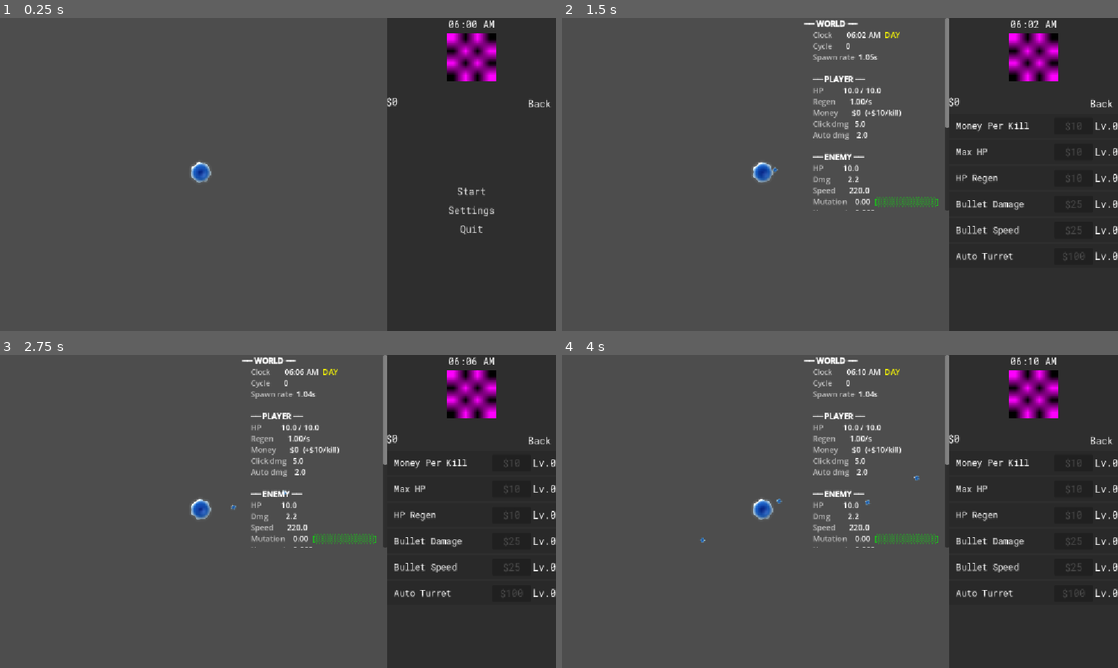
Above: before the commit, frames 1-4 (two rows, left to right).
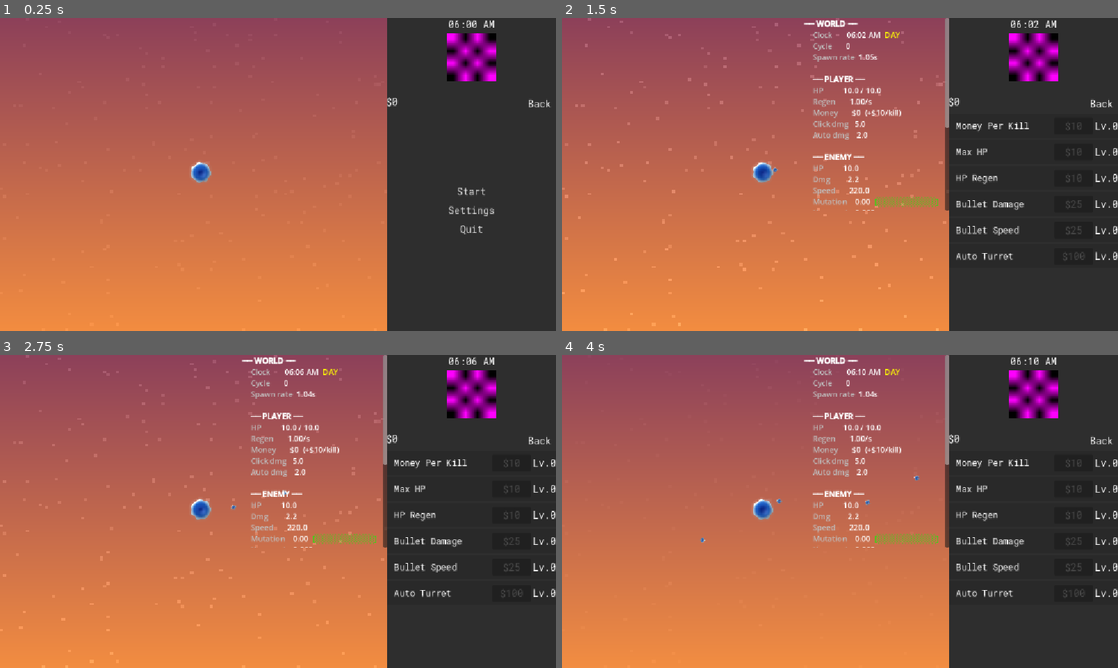
Above: after the commit, the same moments.

Repository: Star2578/Sunshine-no-Rainbow
Game: Godot game, scene res://scenes/game.tscn
Same seed, same stepped clock (60 frames per second), same inputs: the game is played once before the commit and once after it.
Inputs (mouse positions are in pixels of both pictures, inside the frame that each line leads up to):
- Up to frame 1 (0.25 s): no input
- Up to frame 2 (1.5 s): click "Start" at 0.5 s; click "Back" at 1.25 s
- Up to frame 3 (2.75 s): move the mouse to (400, 495) at 2.02 s; click (400, 495) at 2.17 s
- Up to frame 4 (4 s): drag from (728, 527) to (845, 492) at 2.77 s; move the mouse to (895, 442) at 3.52 s; click (895, 442) at 3.67 s

The runs differ from the first frame. In frame 1, 69% of the frame differs, in the area x 0-70%, y 0-100%; in frame 2, 69%; in frame 3, 69%; in frame 4, 69%.

Commit message:
visuals 3

Diff:
--- a/project.godot
+++ b/project.godot
@@ -29,6 +29,10 @@
 window/size/mode=3
 window/stretch/mode="canvas_items"
 
+[global_group]
+
+background=""
+
 [physics]
 
 3d/physics_engine="Jolt Physics"
--- a/scenes/game.tscn
+++ b/scenes/game.tscn
@@ -4,9 +4,14 @@
 [ext_resource type="PackedScene" uid="uid://dqq5jl65vvvy2" path="res://scenes/player.tscn" id="1_uwrxv"]
 [ext_resource type="Theme" uid="uid://bmjw06kteq7wo" path="res://themes/default_theme.tres" id="1_yqjtg"]
 [ext_resource type="AudioStream" uid="uid://dyah6a7lbstxw" path="res://music/bgm/Ducko - Happy Stroll.wav" id="4_lbhrr"]
+[ext_resource type="Shader" uid="uid://xebr6j6dmh05" path="res://shaders/sky.gdshader" id="5_iywne"]
 
 [sub_resource type="PlaceholderTexture2D" id="PlaceholderTexture2D_lbhrr"]
 size = Vector2(100, 100)
+
+[sub_resource type="ShaderMaterial" id="ShaderMaterial_p57ef"]
+shader = ExtResource("5_iywne")
+shader_parameter/time_of_day = 6.0
 
 [node name="game" type="Node2D" unique_id=975163929]
 
@@ -215,6 +220,18 @@
 volume_db = 10.0
 autoplay = true
 bus = &"BGM"
+
+[node name="Sprite2D" type="Sprite2D" parent="." unique_id=828959173]
+
+[node name="CanvasLayer" type="CanvasLayer" parent="." unique_id=347533140]
+layer = -1
+
+[node name="GameBG" type="ColorRect" parent="CanvasLayer" unique_id=1064161147 groups=["background"]]
+material = SubResource("ShaderMaterial_p57ef")
+custom_minimum_size = Vector2(802, 648)
+offset_right = 802.0
+offset_bottom = 648.0
+color = Color(0.13682577, 0.13682574, 0.13682571, 1)
 
 [connection signal="pressed" from="HUD/BG/BackButton" to="HUD" method="_on_back_pressed"]
 [connection signal="pressed" from="HUD/BG/MainMenu/VBoxContainer/StartButton" to="HUD" method="_on_start_pressed"]
--- a/scripts/globals/game_manager.gd
+++ b/scripts/globals/game_manager.gd
@@ -100,6 +100,10 @@
 		is_day = true
 	else:
 		is_day = false
+
+	var bg = get_tree().get_first_node_in_group("background")
+	if bg:
+		bg.material.set_shader_parameter("time_of_day", current_time)
 
 	var int_hour = int(current_time)
 	if (int_hour == 12 or int_hour == 0):
--- a/scripts/upgrade_button.gd
+++ b/scripts/upgrade_button.gd
@@ -30,6 +30,6 @@
 	purchased.emit(upgrade_id)
 
 func update_ui(new_level: int, new_cost: int):
-	level_label.text = "Lv. " + str(new_level)
+	level_label.text = "Lv." + str(new_level)
 	current_cost = new_cost
 	buy_button.text = "$" + str(new_cost)
--- /dev/null
+++ b/shaders/sky.gdshader
@@ -0,0 +1,66 @@
+shader_type canvas_item;
+
+uniform float time_of_day : hint_range(0.0, 24.0) = 6.0;
+
+void fragment() {
+    // Normalize time into 0..1 for easier math
+    float t = time_of_day / 24.0;
+    float y = UV.y;  // 0 = top, 1 = bottom
+
+    // -------------------------------------------------------
+    // SKY COLOR KEYFRAMES
+    // Define sky color at key times, lerp between them
+    // -------------------------------------------------------
+    vec3 night   = mix(vec3(0.01, 0.01, 0.08), vec3(0.04, 0.04, 0.15), y);  // deep navy → slightly lighter horizon
+    vec3 dawn    = mix(vec3(0.55, 0.25, 0.35), vec3(0.95, 0.55, 0.25), y);  // purple top → warm orange horizon
+    vec3 morning = mix(vec3(0.35, 0.60, 0.90), vec3(0.75, 0.88, 1.00), y);  // sky blue → pale horizon
+    vec3 noon    = mix(vec3(0.20, 0.48, 0.95), vec3(0.55, 0.80, 1.00), y);  // deep blue → bright horizon
+    vec3 dusk    = mix(vec3(0.40, 0.20, 0.50), vec3(0.95, 0.45, 0.15), y);  // purple top → deep orange horizon
+
+    // -------------------------------------------------------
+    // BLEND BETWEEN KEYFRAMES based on time_of_day
+    // 0  = midnight, 6 = dawn, 9 = morning, 12 = noon
+    // 18 = dusk,     21 = night returns
+    // -------------------------------------------------------
+    vec3 sky;
+
+    if (time_of_day < 6.0) {
+        // midnight → dawn (0 to 6)
+        sky = mix(night, dawn, smoothstep(0.0, 6.0, time_of_day));
+    } else if (time_of_day < 9.0) {
+        // dawn → morning (6 to 9)
+        sky = mix(dawn, morning, smoothstep(6.0, 9.0, time_of_day));
+    } else if (time_of_day < 12.0) {
+        // morning → noon (9 to 12)
+        sky = mix(morning, noon, smoothstep(9.0, 12.0, time_of_day));
+    } else if (time_of_day < 18.0) {
+        // noon → dusk (12 to 18)
+        sky = mix(noon, dusk, smoothstep(12.0, 18.0, time_of_day));
+    } else if (time_of_day < 21.0) {
+        // dusk → night (18 to 21)
+        sky = mix(dusk, night, smoothstep(18.0, 21.0, time_of_day));
+    } else {
+        // stays night (21 to 24)
+        sky = night;
+    }
+
+    // -------------------------------------------------------
+    // STARS — only visible at night
+    // -------------------------------------------------------
+    float night_amount = 1.0 - smoothstep(4.5, 6.5, time_of_day)   // fade out at dawn
+                             + smoothstep(18.5, 21.0, time_of_day); // fade in at dusk
+    night_amount = clamp(night_amount, 0.0, 1.0);
+
+    // Cheap hash-based star field
+    vec2 star_uv = floor(UV * 120.0);
+    float star_hash = fract(sin(dot(star_uv, vec2(127.1, 311.7))) * 43758.5);
+    float star = step(0.985, star_hash);  // only ~1.5% of cells get a star
+    // Twinkle
+    float twinkle_phase = fract(star_hash * 13.7) * TAU;
+    float twinkle = 0.6 + 0.4 * sin(TIME * (1.5 + star_hash * 2.0) + twinkle_phase);
+    star *= twinkle * night_amount;
+
+    sky += vec3(star);
+
+    COLOR = vec4(sky, 1.0);
+}
Not shown, added: shaders/sky.gdshader.uid
